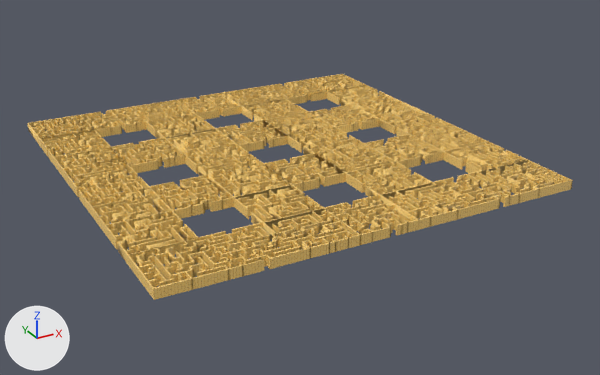
The FBX model unity/MazeGame_Src/Assets/Models/maze.fbx as it was, and as the next commit left it.
Before and after are seen from a camera (50 mm lens) standing at (-118.0, -604.0, 195.0) and looking at (133.0, -147.0, -34.0). Arrows for +X, +Y and +Z are at lower left; the lights stay in place. Where no turn or scale is listed for an object, it has been applied to the vertices.

The first picture shows 'line1135'.
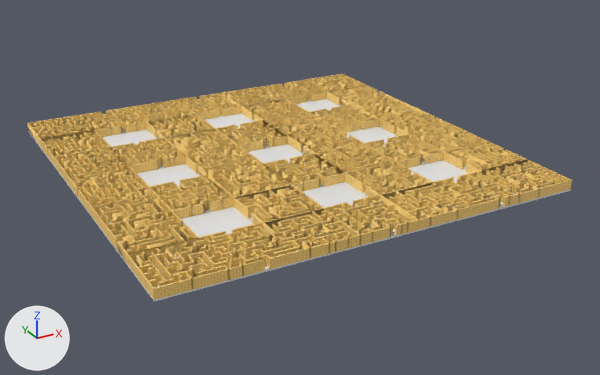
Where the newer file only moved an object's origin or applied its transform, the numbers keep the older frame.

The change, as JSON lines over the scene's bpy script:
```json
{"op": "add", "block": "mat_floor", "code": ["mat_floor = principled_material('Floor')", "mat_floor.base_color = (0.8, 0.8, 0.8)  # white #e7e7e7"]}
{"op": "add", "block": "me_cube", "code": ["me_cube = bpy.data.meshes.new('Cube')", "me_cube.from_pydata(...)  # 128 vertices, 126 faces; spans x -13.0..261.0, y -268.0..6.0, z -16.0..-15.0", "me_cube.materials.append(mat_floor)  # its picture is missing"]}
{"op": "add", "block": "ob_floor", "code": ["ob_floor = bpy.data.objects.new('Floor', me_cube)", "ob_floor.location = (0.0, 0.0, 0.0)"]}
```

Where the change shows, as pixel boxes (x1, y1, x2, y2) in the pictures (600 x 375 px):
```json
{"object": "Floor", "change": "added", "after": [28, 99, 571, 301]}
```
